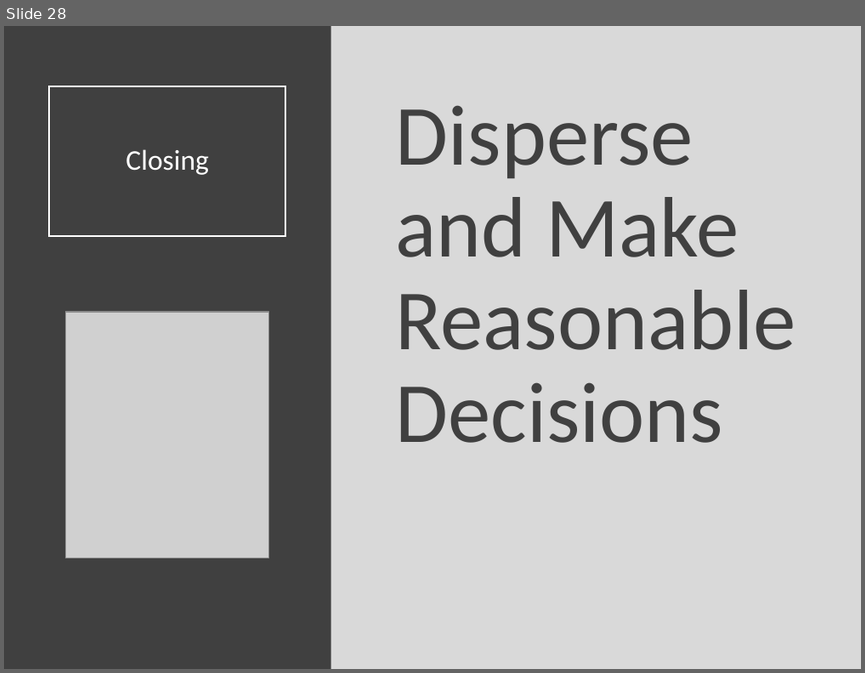
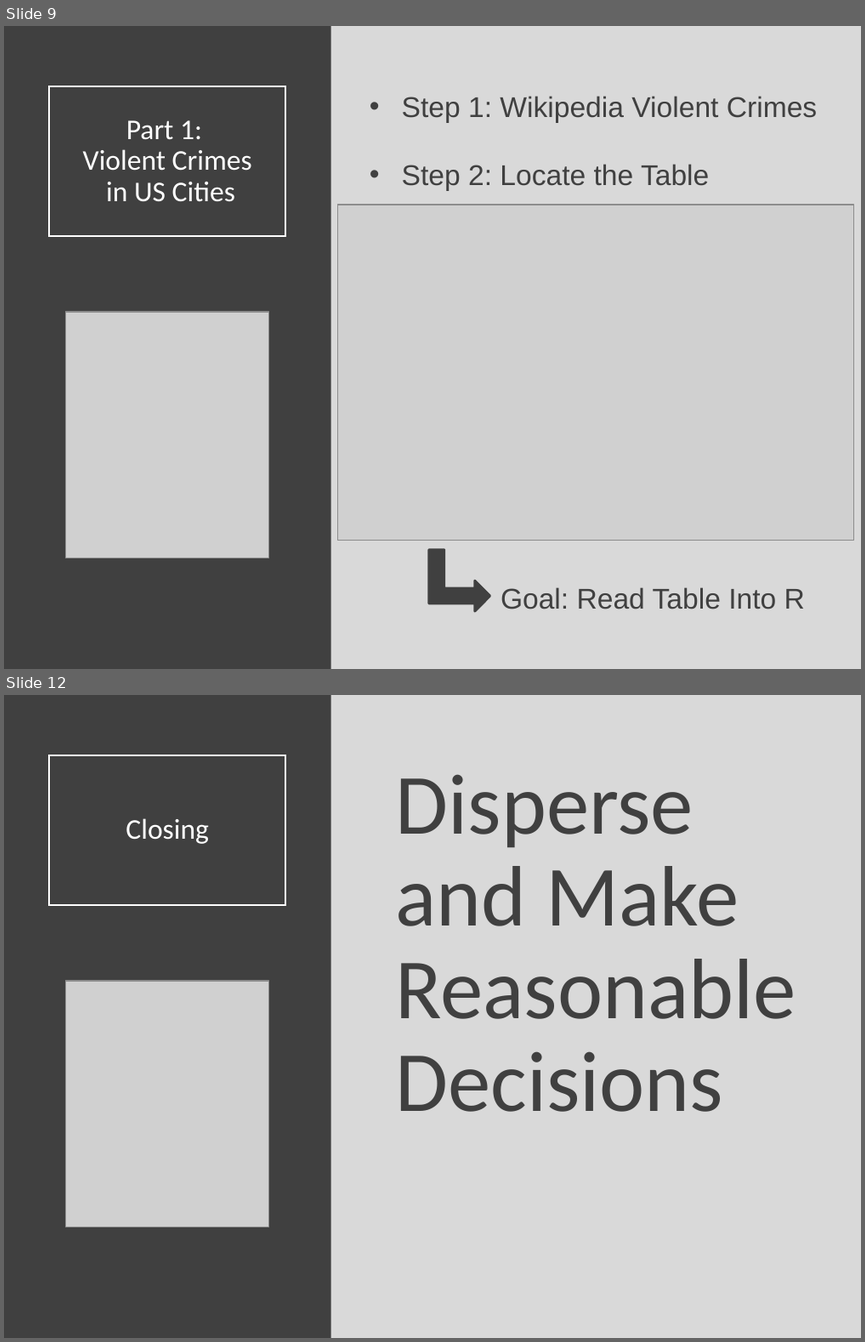
Before and after one commit to Yixf-Self/STOR320_WEBSITE, a slide deck: Lecture/Lecture 15/Lecture 15.pptx. Shown one above the other, each under a label of ours: slide 28 before the commit, slides 9 and 12 after it; the slides between them are not shown. The pictures are 865x673 and 865x1342 pixels, drawn with LibreOffice and Linux fonts; fonts in the diff are those of the drawing; grey boxes stand for pictures. Boxes give left, top, right and bottom in pixels: in the first picture for what was removed or moved away, otherwise in the second. Text is boxed around its words. In the diff, an @@ line names an element or a change of style, - is before the commit and + after.

```diff
--- a/Lecture/Lecture 15/Lecture 15.pptx
+++ b/Lecture/Lecture 15/Lecture 15.pptx
@@ slide 9 added at (4,26,861,669), background #D9D9D9 @@
@@ rectangle added at (4,26,331,669), fill #404040 @@
@@ title added at (49,86,286,236), outline #FFFFFF 1.5 pt, 24 pt, text #FFFFFF @@
+Part 1:
+Violent Crimes
+in US Cities
@@ text added at (402,96,817,191), 24 pt, text #404040 @@
+• Step 1: Wikipedia Violent Crimes
+• Step 2: Locate the Table
@@ picture added at (337,204,853,540) @@
@@ picture added at (66,312,268,557) @@
@@ bent up arrow added at (429,549,490,611), fill #404040, outline #404040 2 pt @@
@@ text added at (500,587,805,609), 24 pt, text #404040 @@
+Goal: Read Table Into R
@@ what was slide 28 is now slide 12 @@
```
Also in this commit, not shown: 10 other slides added, 27 slides removed, 4 other files.
